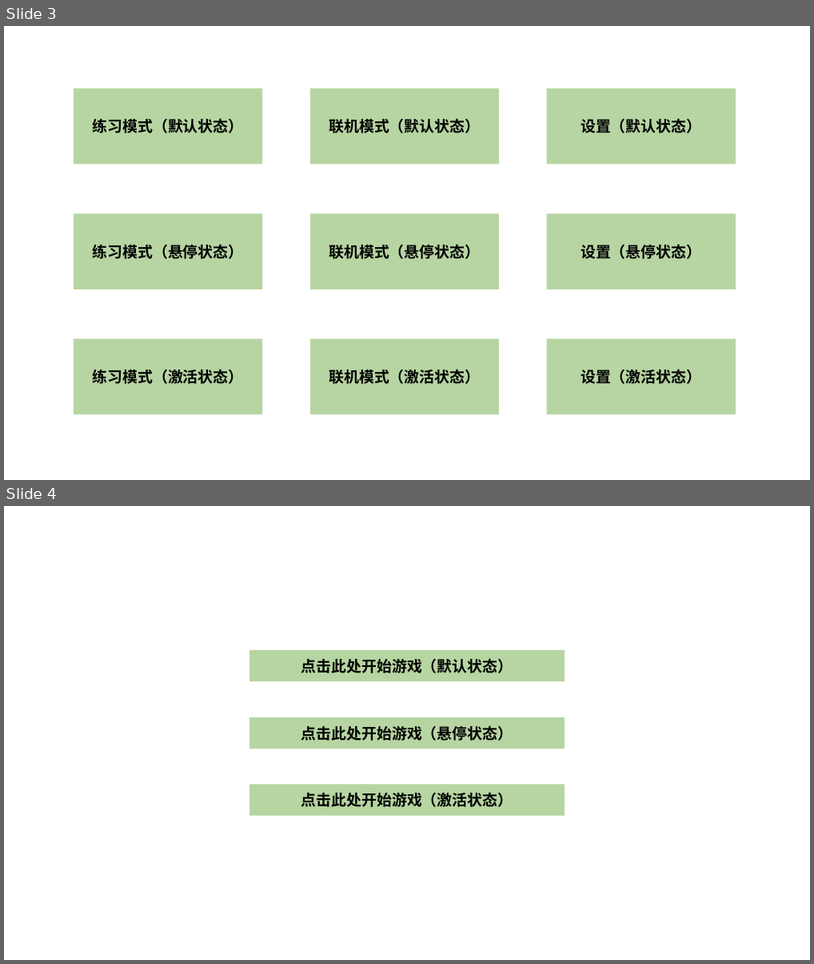
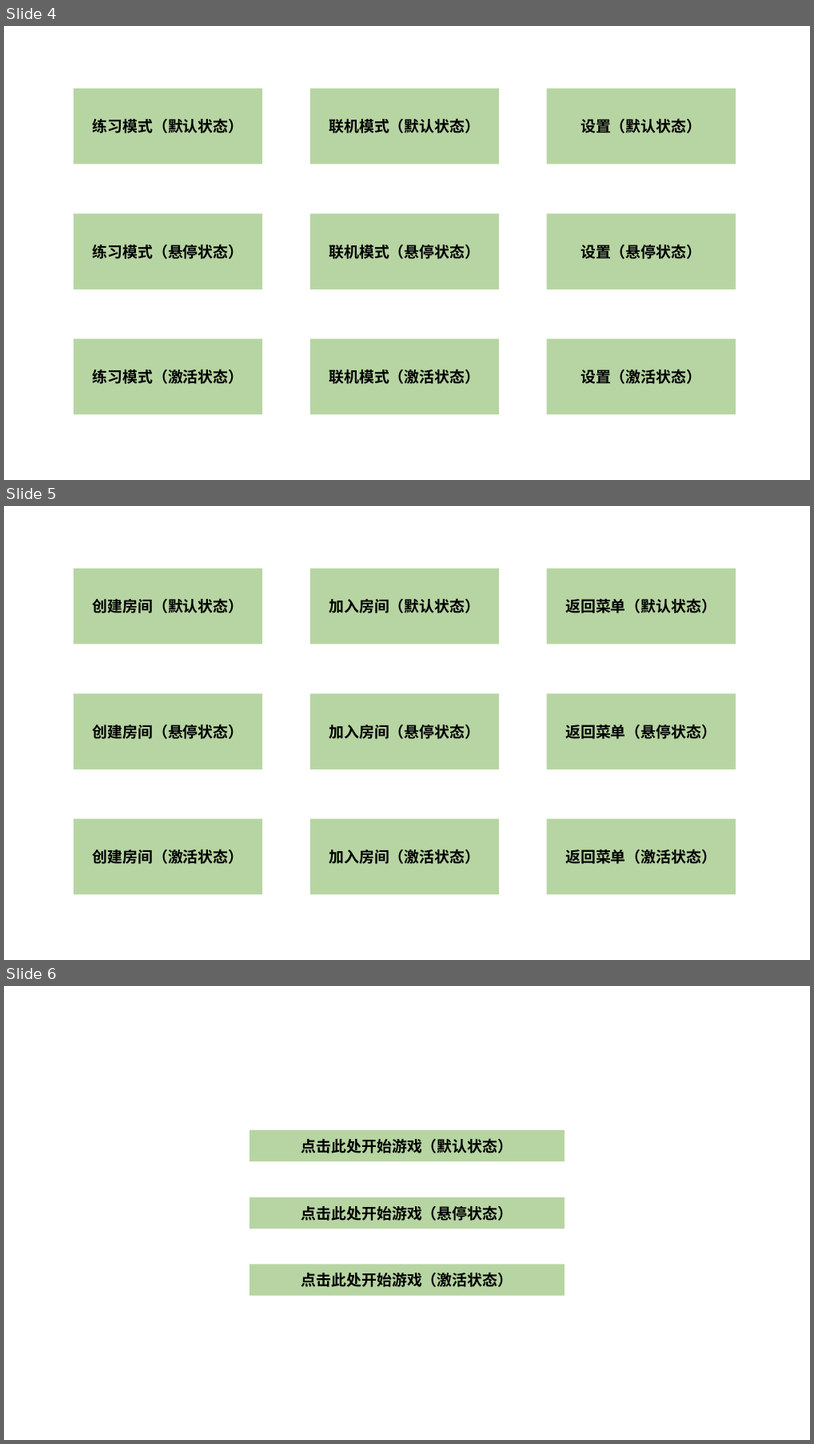
Before and after one commit to MinmusLin/Teamfight_Tactics, a slide deck: Resources/Canvas.pptx. Shown one above the other, each under a label of ours: slides 3 and 4 before the commit, slides 4, 5 and 6 after it. The pictures are 814x964 and 814x1444 pixels, drawn with LibreOffice and Linux fonts; fonts in the diff are those of the drawing. Boxes give left, top, right and bottom in pixels: in the first picture for what was removed or moved away, otherwise in the second. Text is boxed around its words. In the diff, an @@ line names an element or a change of style, - is before the commit and + after.

```diff
--- a/Resources/Canvas.pptx
+++ b/Resources/Canvas.pptx
@@ slide 5 added at (4,506,810,960), background #FFFFFF @@
@@ rectangle added at (74,568,262,644), fill #70AD47 at 50% opacity, 18 pt, text #000000, bold @@
+创建房间（默认状态）
@@ rectangle added at (310,568,499,644), fill #70AD47 at 50% opacity, 18 pt, text #000000, bold @@
+加入房间（默认状态）
@@ rectangle added at (547,568,736,644), fill #70AD47 at 50% opacity, 18 pt, text #000000, bold @@
+返回菜单（默认状态）
@@ rectangle added at (74,693,262,769), fill #70AD47 at 50% opacity, 18 pt, text #000000, bold @@
+创建房间（悬停状态）
@@ rectangle added at (310,693,499,769), fill #70AD47 at 50% opacity, 18 pt, text #000000, bold @@
+加入房间（悬停状态）
@@ rectangle added at (547,693,736,769), fill #70AD47 at 50% opacity, 18 pt, text #000000, bold @@
+返回菜单（悬停状态）
@@ rectangle added at (74,819,262,894), fill #70AD47 at 50% opacity, 18 pt, text #000000, bold @@
+创建房间（激活状态）
@@ rectangle added at (310,819,499,894), fill #70AD47 at 50% opacity, 18 pt, text #000000, bold @@
+加入房间（激活状态）
@@ rectangle added at (547,819,736,894), fill #70AD47 at 50% opacity, 18 pt, text #000000, bold @@
+返回菜单（激活状态）
@@ what was slide 3 is now slide 4 @@
@@ what was slide 4 is now slide 6 @@
```
Also in this commit, not shown: 1 other slide added, 18 other files.
